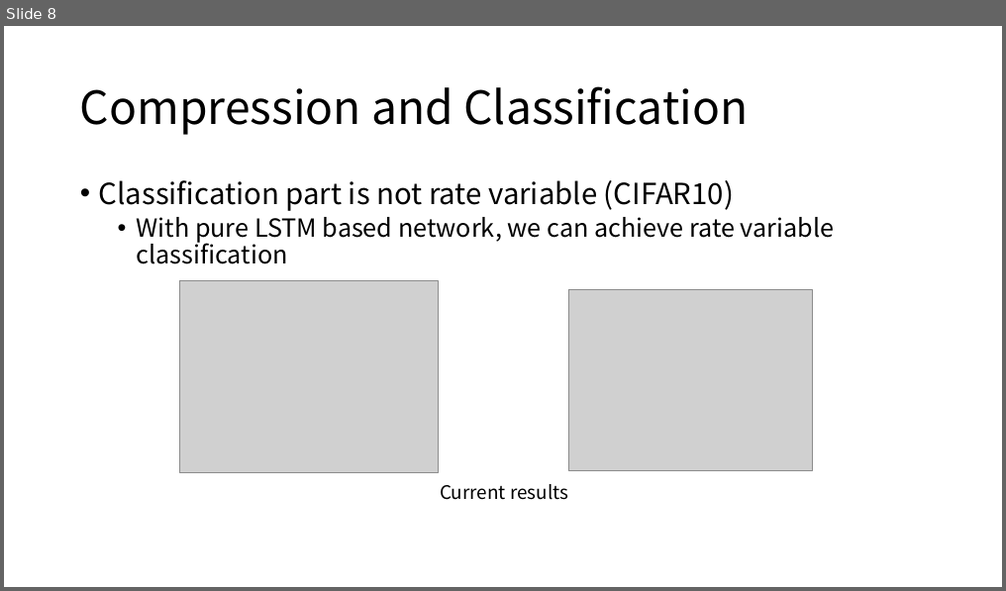
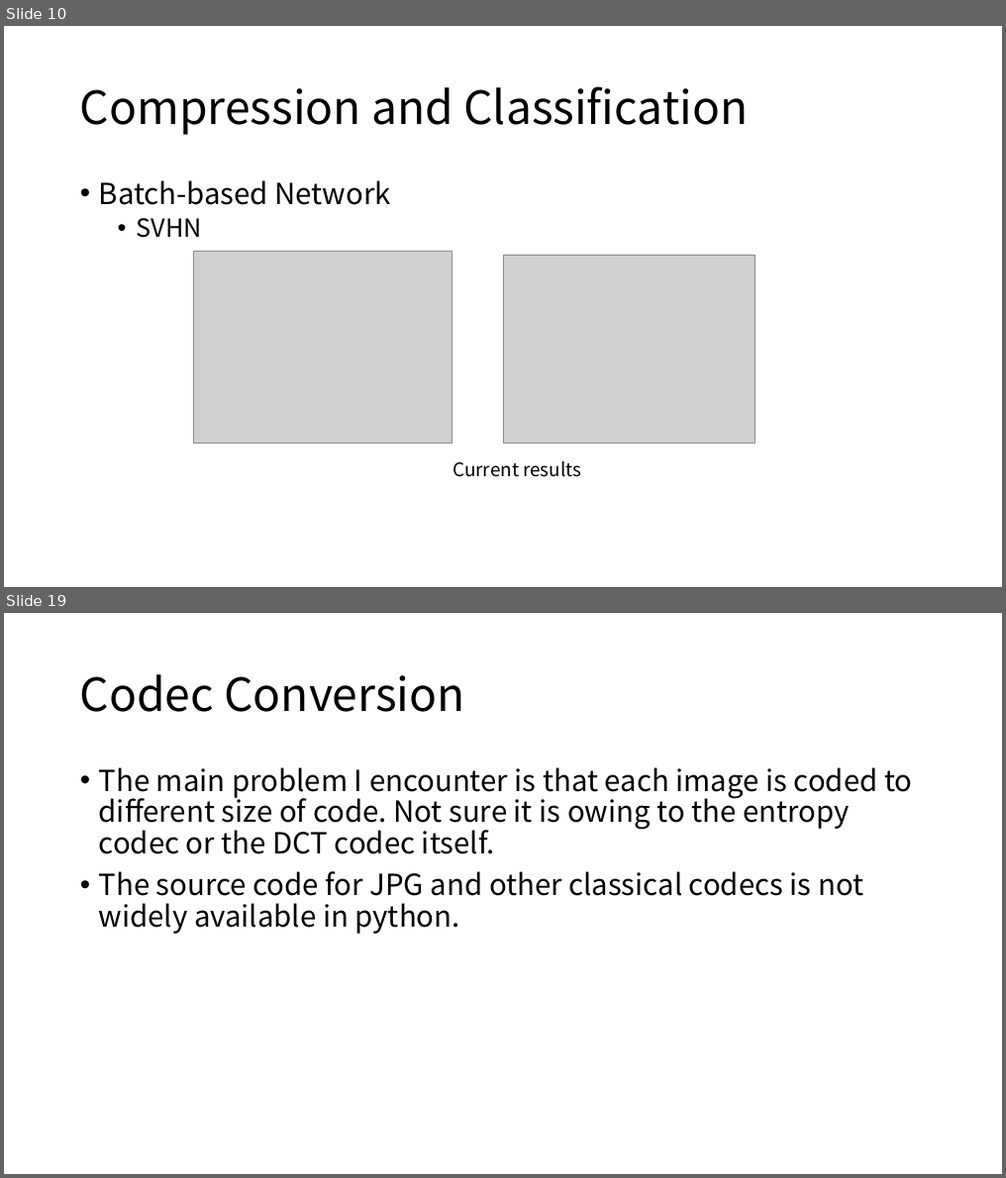
Before and after one commit to diaoenmao/Research, a slide deck: doc/Report/ongoing.pptx. Shown one above the other, each under a label of ours: slide 8 before the commit, slides 10 and 19 after it; the slides between them are not shown. The pictures are 1006x591 and 1006x1178 pixels, drawn with LibreOffice and Linux fonts; fonts in the diff are those of the drawing; grey boxes stand for pictures. Boxes give left, top, right and bottom in pixels: in the first picture for what was removed or moved away, otherwise in the second. Text is boxed around its words. In the diff, an @@ line names an element or a change of style, - is before the commit and + after.

```diff
--- a/doc/Report/ongoing.pptx
+++ b/doc/Report/ongoing.pptx
@@ slide 19 added at (4,613,1002,1174), background #FFFFFF @@
@@ title added at (80,674,464,712), 44 pt, text #000000 @@
+Codec Conversion
@@ text added at (99,767,912,934), 28 pt, text #000000 @@
+• The main problem I encounter is that each image is coded to different size of code. Not sure it is owing to the entropy codec or the DCT codec itself.
+• The source code for JPG and other classical codecs is not widely available in python.
@@ what was slide 8 is now slide 10 @@
@@ slide 10 changed as well @@
@@ text at (99,180,391,238): text changed; size 24 to 28 pt @@
-• Classification part is not rate variable (CIFAR10)
-  • With pure LSTM based network, we can achieve rate variable classification
+• Batch-based Network
+  • SVHN
@@ picture: place and size @@
-picture at (180,280,439,472)
+picture at (194,251,452,443)
@@ picture added at (503,255,755,443) @@
@@ picture removed at (568,289,813,472) @@
@@ text "Current results": place and size @@
-text "Current results" at (440,484,568,500)
+text "Current results" at (452,462,581,477)
```
Also in this commit, not shown: 10 other slides changed, 11 other slides added, 1 slide removed.
